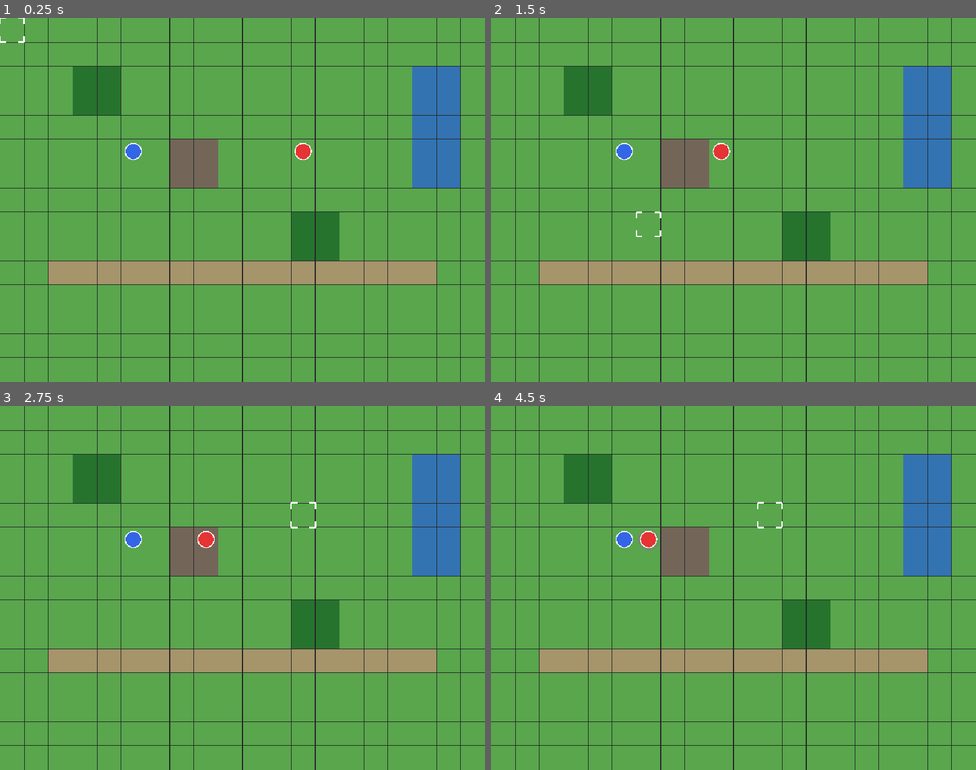
Above: before the commit, frames 1-4 (two rows, left to right).
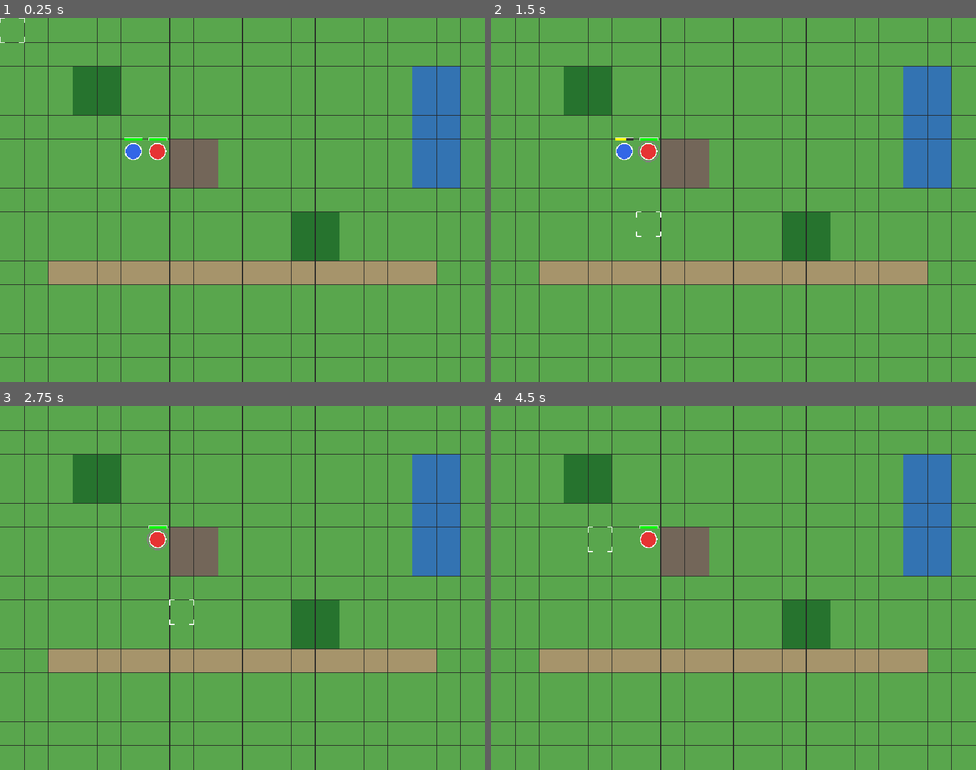
Above: after the commit, the same moments.

Repository: hmq27b9/SimpleTBTGameUsingGodot
Game: Godot game, scene res://scences/main.tscn
Two runs of this game, one before a commit and one after it. Both use one fixed random seed, a clock stepped at 60 frames per second and the inputs below.
Inputs (mouse positions are in pixels of both pictures, inside the frame that each line leads up to):
- Up to frame 1 (0.25 s): no input
- Up to frame 2 (1.5 s): tap Enter (end_turn) at 0.5, 0.6 s; move the mouse to (840, 181) at 0.52 s; hold D (move_right) 0.53-1.28 s; click (840, 181) at 0.67 s; tap Z (select) at 0.8, 1.35 s; tap Space at 1.25 s; move the mouse to (636, 218) at 1.27 s; hold S (move_down) from 1.28 s (still down); click (636, 218) at 1.42 s
- Up to frame 3 (2.75 s): tap Enter (end_turn) at 1.55, 2.1 s; move the mouse to (291, 507) at 2.02 s; release S (move_down) at 2.03 s; hold D (move_right) from 2.03 s (still down); click (291, 507) at 2.17 s; tap Z (select) at 2.3 s
- Up to frame 4 (4.5 s): tap Enter (end_turn) at 2.75, 3.05, 3.6, 4.25 s; move the mouse to (709, 660) at 2.77 s; release D (move_right) at 2.78 s; hold W (move_up) 2.78-3.53 s; tap Z (select) at 2.85, 3.8, 4.35 s; click (709, 660) at 2.92 s; tap Space at 3.5 s; move the mouse to (879, 642) at 3.52 s; hold A (move_left) from 3.53 s (still down); click (879, 642) at 3.67 s; tap X (cancel) at 4.15 s; move the mouse to (588, 533) at 4.27 s; click (588, 533) at 4.42 s

The runs differ from the first frame. In frame 1, 0.3% of the frame differs, in the area x 0-65%, y 0-39%; in frame 2, 0.4%; in frame 3, 0.5%, in the area x 25-66%, y 26-61%; in frame 4, 0.3%.

Commit message:
unit: add attack and destruction

Diff:
--- a/scences/cursor.gd
+++ b/scences/cursor.gd
@@ -5,96 +5,132 @@
 const MAP_WIDTH := 20
 const MAP_HEIGHT := 15
 
-var grid_position := Vector2i(0, 0)
-var selected_unit = null
+var grid_position := Vector2i.ZERO
+var selected_unit: Node = null
 var command_locked := false
 
 @onready var map = get_parent().get_node("Map")
+@onready var grid = get_parent().get_node("Grid")
 @onready var units = get_parent().get_node("Units")
 @onready var movement_range = get_parent().get_node("MovementRange")
 @onready var turn_manager = get_parent().get_node("TurnManager")
 
 
 func _ready() -> void:
-	position = grid_to_world(grid_position)
-	queue_redraw()
+	position = grid.grid_to_world(grid_position)
 
 
 func _process(_delta: float) -> void:
-	if command_locked or not turn_manager.is_player_turn():
-		return
-
-	var movement := Vector2i.ZERO
-
-	# Right
-	if Input.is_action_just_pressed("ui_right") or Input.is_action_just_pressed("move_right"):
-		movement.x += 1
-
-	# Left
-	if Input.is_action_just_pressed("ui_left") or Input.is_action_just_pressed("move_left"):
-		movement.x -= 1
-
-	# Down
-	if Input.is_action_just_pressed("ui_down") or Input.is_action_just_pressed("move_down"):
-		movement.y += 1
-
-	# Up
-	if Input.is_action_just_pressed("ui_up") or Input.is_action_just_pressed("move_up"):
-		movement.y -= 1
-
-	# Move cursor
-	if movement != Vector2i.ZERO:
-		var new_position: Vector2i = grid_position + movement
-
-		if is_inside_grid(new_position):
-			grid_position = new_position
-			position = grid_to_world(grid_position)
-
-	# End player turn with Enter
-	if Input.is_action_just_pressed("end_turn"):
-		cancel_selection()
-		turn_manager.end_player_turn()
-		return
-
-	# Select with Z
+	if command_locked:
+		return
+
+	if not turn_manager.is_player_turn():
+		return
+
+	var direction := Vector2i.ZERO
+
+	if (
+		Input.is_action_just_pressed("move_up")
+		or Input.is_action_just_pressed("ui_up")
+	):
+		direction = Vector2i.UP
+
+	elif (
+		Input.is_action_just_pressed("move_down")
+		or Input.is_action_just_pressed("ui_down")
+	):
+		direction = Vector2i.DOWN
+
+	elif (
+		Input.is_action_just_pressed("move_left")
+		or Input.is_action_just_pressed("ui_left")
+	):
+		direction = Vector2i.LEFT
+
+	elif (
+		Input.is_action_just_pressed("move_right")
+		or Input.is_action_just_pressed("ui_right")
+	):
+		direction = Vector2i.RIGHT
+
+	if direction != Vector2i.ZERO:
+		move_cursor(direction)
+
 	if Input.is_action_just_pressed("select"):
-		select_current_tile()
-
-	# Cancel with X
+		await select_current_tile()
+
 	if Input.is_action_just_pressed("cancel"):
 		cancel_selection()
 
+	if Input.is_action_just_pressed("end_turn"):
+		if selected_unit != null:
+			cancel_selection()
+
+		turn_manager.end_player_turn()
+
 
 func _unhandled_input(event: InputEvent) -> void:
-	if command_locked or not turn_manager.is_player_turn():
-		return
-
-	if event is InputEventMouseButton and event.pressed:
-
-		# Left mouse button: Select
+	if command_locked:
+		return
+
+	if not turn_manager.is_player_turn():
+		return
+
+	if event is InputEventMouseButton:
+		if not event.pressed:
+			return
+
 		if event.button_index == MOUSE_BUTTON_LEFT:
-			var cell := world_to_grid(get_global_mouse_position())
-
-			if is_inside_grid(cell):
-				grid_position = cell
-				position = grid_to_world(grid_position)
-				select_current_tile()
-
-		# Right mouse button: Cancel
+			grid_position = world_to_grid(get_global_mouse_position())
+
+			if is_inside_grid(grid_position):
+				position = grid.grid_to_world(grid_position)
+				await select_current_tile()
+
 		elif event.button_index == MOUSE_BUTTON_RIGHT:
 			cancel_selection()
 
 
+func move_cursor(direction: Vector2i) -> void:
+	var next_cell: Vector2i = grid_position + direction
+
+	if not is_inside_grid(next_cell):
+		return
+
+	grid_position = next_cell
+	position = grid.grid_to_world(grid_position)
+
+
 func select_current_tile() -> void:
 	if command_locked or not turn_manager.is_player_turn():
 		return
 
-	# A unit is already selected: attempt to move it.
+	# A unit is already selected.
 	if selected_unit != null:
 
+		# Check whether the cursor is over an enemy.
+		var target = get_unit_at(grid_position)
+
+		if target != null and target.team != selected_unit.team:
+			var distance: int = (
+				abs(target.grid_position.x - selected_unit.grid_position.x)
+				+ abs(target.grid_position.y - selected_unit.grid_position.y)
+			)
+
+			if distance <= selected_unit.attack_range:
+				attack_unit(selected_unit, target)
+				return
+
+		# Clicking the selected unit's own tile does nothing.
 		if grid_position == selected_unit.grid_position:
 			return
 
+		# Prevent moving twice.
+		if selected_unit.has_moved:
+			print("This unit has already moved.")
+			return
+
+		# Attempt to move.
 		if movement_range.is_reachable(grid_position):
 			var destination: Vector2i = grid_position
 			var moving_unit = selected_unit
@@ -135,16 +171,63 @@
 		selected_unit = unit
 		unit.select()
 
-		movement_range.calculate_reachable(
+		# Show movement range only if the unit hasn't moved.
+		if not unit.has_moved:
+			movement_range.calculate_reachable(
+				unit.grid_position,
+				unit.movement,
+				unit
+			)
+		else:
+			movement_range.reachable_cells.clear()
+
+		# Always show attack range.
+		movement_range.calculate_attack_range(
 			unit.grid_position,
-			unit.movement,
-			unit
+			unit.attack_range
 		)
 
 	else:
 		print_terrain_info()
 
 
+func attack_unit(attacker: Node, defender: Node) -> void:
+	if attacker.has_acted or command_locked:
+		return
+
+	if not is_instance_valid(defender):
+		return
+
+	var terrain_defense: int = map.get_defense_bonus(
+		defender.grid_position
+	)
+
+	var damage: int = max(
+		1,
+		attacker.attack - defender.defense - terrain_defense
+	)
+
+	print(
+		attacker.unit_name,
+		" attacks ",
+		defender.unit_name,
+		" for ",
+		damage,
+        " damage!"
+	)
+
+	defender.take_damage(damage)
+
+	# Attacking consumes the unit's remaining action.
+	attacker.has_moved = true
+	attacker.has_acted = true
+
+	attacker.deselect()
+
+	selected_unit = null
+	movement_range.clear_range()
+
+
 func cancel_selection() -> void:
 	if command_locked:
 		return
@@ -154,10 +237,13 @@
 	selected_unit = null
 	movement_range.clear_range()
 
-	print("Selection cancelled.")
-
-
-func get_unit_at(cell: Vector2i):
+
+func deselect_all_units() -> void:
+	for unit in units.get_children():
+		unit.deselect()
+
+
+func get_unit_at(cell: Vector2i) -> Node:
 	for unit in units.get_children():
 		if unit.grid_position == cell:
 			return unit
@@ -165,23 +251,14 @@
 	return null
 
 
-func deselect_all_units() -> void:
-	for unit in units.get_children():
-		unit.deselect()
-
-
 func print_terrain_info() -> void:
-	var data: Dictionary = map.get_terrain_data(grid_position)
+	var terrain = map.get_terrain(grid_position)
+	var terrain_data: Dictionary = map.get_terrain_data(grid_position)
 
 	print(
-		"Tile: ",
-		grid_position,
-		" | Terrain: ",
-		data["name"],
-		" | Movement: ",
-		data["movement_cost"],
-		" | Defense: +",
-		data["defense"]
+		"Terrain: ", terrain_data["name"],
+		" | Movement Cost: ", terrain_data["movement_cost"],
+		" | Defense Bonus: ", terrain_data["defense"]
 	)
 
 
@@ -209,21 +286,67 @@
 
 
 func _draw() -> void:
-	var half := TILE_SIZE / 2.0
-	var corner := 12.0
-
-	# Top-left
-	draw_line(Vector2(-half, -half), Vector2(-half + corner, -half), Color.WHITE, 3)
-	draw_line(Vector2(-half, -half), Vector2(-half, -half + corner), Color.WHITE, 3)
-
-	# Top-right
-	draw_line(Vector2(half, -half), Vector2(half - corner, -half), Color.WHITE, 3)
-	draw_line(Vector2(half, -half), Vector2(half, -half + corner), Color.WHITE, 3)
-
-	# Bottom-left
-	draw_line(Vector2(-half, half), Vector2(-half + corner, half), Color.WHITE, 3)
-	draw_line(Vector2(-half, half), Vector2(-half, half - corner), Color.WHITE, 3)
-
-	# Bottom-right
-	draw_line(Vector2(half, half), Vector2(half - corner, half), Color.WHITE, 3)
-	draw_line(Vector2(half, half), Vector2(half, half - corner), Color.WHITE, 3)
+	var half_size: float = TILE_SIZE / 2.0
+	var corner_size: float = 10.0
+	var color := Color.WHITE
+	var line_width: float = 2.0
+
+	# Top-left.
+	draw_line(
+		Vector2(-half_size, -half_size),
+		Vector2(-half_size + corner_size, -half_size),
+		color,
+		line_width
+	)
+
+	draw_line(
+		Vector2(-half_size, -half_size),
+		Vector2(-half_size, -half_size + corner_size),
+		color,
+		line_width
+	)
+
+	# Top-right.
+	draw_line(
+		Vector2(half_size, -half_size),
+		Vector2(half_size - corner_size, -half_size),
+		color,
+		line_width
+	)
+
+	draw_line(
+		Vector2(half_size, -half_size),
+		Vector2(half_size, -half_size + corner_size),
+		color,
+		line_width
+	)
+
+	# Bottom-left.
+	draw_line(
+		Vector2(-half_size, half_size),
+		Vector2(-half_size + corner_size, half_size),
+		color,
+		line_width
+	)
+
+	draw_line(
+		Vector2(-half_size, half_size),
+		Vector2(-half_size, half_size - corner_size),
+		color,
+		line_width
+	)
+
+	# Bottom-right.
+	draw_line(
+		Vector2(half_size, half_size),
+		Vector2(half_size - corner_size, half_size),
+		color,
+		line_width
+	)
+
+	draw_line(
+		Vector2(half_size, half_size),
+		Vector2(half_size, half_size - corner_size),
+		color,
+		line_width
+	)
--- a/scences/main.gd
+++ b/scences/main.gd
@@ -1,18 +1,18 @@
 
 extends Node2D
 
-@onready var map = $Map
 @onready var grid = $Grid
 @onready var cursor = $Cursor
-@onready var units = $Units
 @onready var infantry = $Units/Infantry_1
-@onready var enemy = $Units/Enemy_1
+@onready var enemy = $Units/Enemy_Infantry_1
 
 
 func _ready() -> void:
+	# Player unit starting position.
 	infantry.setup(Vector2i(5, 5))
 
-	var enemy = $Units/Enemy_Infantry_1
-	enemy.setup(Vector2i(12, 5))
+	# Enemy unit starting position.
+	enemy.setup(Vector2i(6, 5))
 
+	# Position the cursor.
 	cursor.position = grid.grid_to_world(cursor.grid_position)
--- a/scences/movement_range.gd
+++ b/scences/movement_range.gd
@@ -4,94 +4,137 @@
 const TILE_SIZE := 48
 
 var reachable_cells: Dictionary = {}
+var attack_cells: Dictionary = {}
 
 @onready var map = get_parent().get_node("Map")
 @onready var units = get_parent().get_node("Units")
 
 
-func calculate_reachable(start: Vector2i, movement_points: int, moving_unit: Node) -> void:
-	clear_range()
+func calculate_reachable(
+	start: Vector2i,
+	movement_points: int,
+	moving_unit: Node
+) -> void:
+	reachable_cells.clear()
 
-	var frontier: Array[Vector2i] = [start]
-	var visited: Dictionary = {}
-
-	reachable_cells[start] = 0
-
-	var directions := [
-		Vector2i(0, -1),
-		Vector2i(0, 1),
-		Vector2i(-1, 0),
-		Vector2i(1, 0)
+	var directions: Array[Vector2i] = [
+		Vector2i.UP,
+		Vector2i.DOWN,
+		Vector2i.LEFT,
+		Vector2i.RIGHT
 	]
 
-	while not frontier.is_empty():
-		# Find the cell with the lowest movement cost.
-		var best_index := 0
+	var visited: Dictionary = {}
+	var movement_costs: Dictionary = {}
 
-		for i in range(1, frontier.size()):
-			if reachable_cells[frontier[i]] < reachable_cells[frontier[best_index]]:
-				best_index = i
+	movement_costs[start] = 0
 
-		var current: Vector2i = frontier.pop_at(best_index)
+	while true:
+		var current_cell := Vector2i.ZERO
+		var current_cost: int = 999999
+		var found_cell := false
 
-		if visited.has(current):
-			continue
+		# Find the unvisited cell with the lowest movement cost.
+		for cell in movement_costs:
+			if visited.has(cell):
+				continue
 
-		visited[current] = true
+			var cost: int = movement_costs[cell]
 
-		var current_cost: int = reachable_cells[current]
+			if cost < current_cost:
+				current_cost = cost
+				current_cell = cell
+				found_cell = true
+
+		if not found_cell:
+			break
+
+		visited[current_cell] = true
+		reachable_cells[current_cell] = current_cost
 
 		for direction in directions:
-			var next_cell: Vector2i = current + direction
+			var next_cell: Vector2i = current_cell + direction
 
 			if not map.is_inside_map(next_cell):
 				continue
 
-			if is_cell_blocked(next_cell, moving_unit):
+			if visited.has(next_cell):
+				continue
+
+			# Check whether another unit occupies this cell.
+			var occupied := false
+
+			for unit in units.get_children():
+				if unit == moving_unit:
+					continue
+
+				if unit.grid_position == next_cell:
+					occupied = true
+					break
+
+			if occupied:
 				continue
 
 			var terrain_cost: int = map.get_movement_cost(next_cell)
 
-			# Water and other extremely expensive terrain are impassable.
 			if terrain_cost >= 999:
 				continue
 
-			var total_cost := current_cost + terrain_cost
+			var new_cost: int = current_cost + terrain_cost
 
-			if total_cost > movement_points:
+			if new_cost > movement_points:
 				continue
 
-			if reachable_cells.has(next_cell):
-				if total_cost >= reachable_cells[next_cell]:
-					continue
-
-			reachable_cells[next_cell] = total_cost
-			frontier.append(next_cell)
+			if (
+				not movement_costs.has(next_cell)
+				or new_cost < movement_costs[next_cell]
+			):
+				movement_costs[next_cell] = new_cost
 
 	queue_redraw()
 
 
-func is_cell_blocked(cell: Vector2i, moving_unit: Node) -> bool:
-	for unit in units.get_children():
-		if unit != moving_unit and unit.grid_position == cell:
-			return true
+func calculate_attack_range(
+	center: Vector2i,
+	attack_range: int
+) -> void:
+	attack_cells.clear()
 
-	return false
+	for x in range(-attack_range, attack_range + 1):
+		for y in range(-attack_range, attack_range + 1):
+
+			var distance: int = abs(x) + abs(y)
+
+			if distance == 0 or distance > attack_range:
+				continue
+
+			var cell: Vector2i = center + Vector2i(x, y)
+
+			if map.is_inside_map(cell):
+				attack_cells[cell] = true
+
+	queue_redraw()
 
 
 func is_reachable(cell: Vector2i) -> bool:
 	return reachable_cells.has(cell)
 
 
+func is_attackable(cell: Vector2i) -> bool:
+	return attack_cells.has(cell)
+
+
 func clear_range() -> void:
 	reachable_cells.clear()
+	attack_cells.clear()
+
 	queue_redraw()
 
 
 func _draw() -> void:
+	# Draw blue movement-range tiles.
 	for cell in reachable_cells:
-		# Don't highlight the unit's starting position.
-		if reachable_cells[cell] == 0:
+		if cell == Vector2i.ZERO:
 			continue
 
 		var rect := Rect2(
@@ -103,12 +146,35 @@
 
 		draw_rect(
 			rect,
-			Color(0.1, 0.45, 1.0, 0.35)
+			Color(0.1, 0.4, 1.0, 0.3),
+			true
 		)
 
 		draw_rect(
 			rect,
-			Color(0.3, 0.65, 1.0, 0.9),
+			Color(0.2, 0.5, 1.0, 0.8),
 			false,
 			2.0
 		)
+
+	# Draw red attack-range tiles.
+	for cell in attack_cells:
+		var rect := Rect2(
+			cell.x * TILE_SIZE,
+			cell.y * TILE_SIZE,
+			TILE_SIZE,
+			TILE_SIZE
+		)
+
+		draw_rect(
+			rect,
+			Color(1.0, 0.1, 0.1, 0.3),
+			true
+		)
+
+		draw_rect(
+			rect,
+			Color(1.0, 0.2, 0.2, 0.8),
+			false,
+			2.0
+		)
--- a/scences/turn_manager.gd
+++ b/scences/turn_manager.gd
@@ -14,6 +14,7 @@
 
 @onready var units = get_parent().get_node("Units")
 @onready var movement_range = get_parent().get_node("MovementRange")
+@onready var map = get_parent().get_node("Map")
 
 
 func _ready() -> void:
@@ -35,7 +36,7 @@
 	print("Enemy turn started.")
 	print("================================")
 
-	# Reset enemy units for their turn.
+	# Reset enemy units.
 	for unit in units.get_children():
 		if unit.team == ENEMY_TEAM:
 			unit.reset_turn()
@@ -50,6 +51,9 @@
 func run_enemy_turn() -> void:
 	for enemy in units.get_children():
 
+		if not is_instance_valid(enemy):
+			continue
+
 		if enemy.team != ENEMY_TEAM:
 			continue
 
@@ -63,6 +67,18 @@
 			continue
 
 		print(enemy.unit_name, " is considering its move.")
+
+		# Check whether the player is already in attack range.
+		var distance: int = (
+			abs(target.grid_position.x - enemy.grid_position.x)
+			+ abs(target.grid_position.y - enemy.grid_position.y)
+		)
+
+		if distance <= enemy.attack_range:
+			attack_unit(enemy, target)
+
+			await get_tree().create_timer(0.3).timeout
+			continue
 
 		# Calculate enemy movement range.
 		movement_range.calculate_reachable(
@@ -77,19 +93,31 @@
 			target
 		)
 
-		# Clear movement highlights.
 		movement_range.clear_range()
 
-		# Move only if a better position exists.
+		# Move toward the player.
 		if destination != enemy.grid_position:
 			print(enemy.unit_name, " moving to ", destination)
 
 			await enemy.move_to_cell(destination)
+
+		# Check whether the player is still alive.
+		if not is_instance_valid(target):
+			enemy.has_acted = true
+			continue
+
+		# Check attack range again after moving.
+		distance = (
+			abs(target.grid_position.x - enemy.grid_position.x)
+			+ abs(target.grid_position.y - enemy.grid_position.y)
+		)
+
+		if distance <= enemy.attack_range:
+			attack_unit(enemy, target)
 		else:
 			enemy.has_acted = true
-			print(enemy.unit_name, " cannot move closer.")
-
-		# Small delay between enemy actions.
+			print(enemy.unit_name, " cannot attack this turn.")
+
 		await get_tree().create_timer(0.3).timeout
 
 
@@ -134,6 +162,34 @@
 	return best_cell
 
 
+func attack_unit(attacker: Node, defender: Node) -> void:
+	if not is_instance_valid(defender):
+		return
+
+	var terrain_defense: int = map.get_defense_bonus(
+		defender.grid_position
+	)
+
+	var damage: int = max(
+		1,
+		attacker.attack - defender.defense - terrain_defense
+	)
+
+	print(
+		attacker.unit_name,
+		" attacks ",
+		defender.unit_name,
+		" for ",
+		damage,
+        " damage!"
+	)
+
+	defender.take_damage(damage)
+
+	attacker.has_moved = true
+	attacker.has_acted = true
+
+
 func end_enemy_turn() -> void:
 	current_turn = Turn.PLAYER
 	enemy_turn_running = false
--- a/scences/unit.gd
+++ b/scences/unit.gd
@@ -1,10 +1,11 @@
+
 extends Node2D
 
 const TILE_SIZE := 48
 
 enum Team {
-	PLAYER,
-	ENEMY
+    PLAYER,
+    ENEMY
 }
 
 @export var unit_name := "Infantry"
@@ -12,121 +13,190 @@
 @export var movement := 3
 @export var attack := 5
 @export var defense := 1
+@export var attack_range := 1
 @export var team: Team = Team.PLAYER
 
 var hp := 10
 var grid_position := Vector2i.ZERO
 
 var selected := false
+var has_moved := false
 var has_acted := false
 var is_moving := false
 
 
 func _ready() -> void:
-	hp = max_hp
-	queue_redraw()
+    hp = max_hp
+    queue_redraw()
 
 
 func setup(cell: Vector2i) -> void:
-	grid_position = cell
-	position = Vector2(
-		cell.x * TILE_SIZE + TILE_SIZE / 2.0,
-		cell.y * TILE_SIZE + TILE_SIZE / 2.0
-	)
+    grid_position = cell
+
+    position = Vector2(
+        cell.x * TILE_SIZE + TILE_SIZE / 2.0,
+        cell.y * TILE_SIZE + TILE_SIZE / 2.0
+    )
 
 
 func select() -> void:
-	if has_acted or is_moving:
-		return
-
-	selected = true
-	queue_redraw()
-
-	print(
-		unit_name,
-		" selected | HP: ",
-		hp,
-		"/",
-		max_hp,
-		" | Movement: ",
-		movement,
-		" | Attack: ",
-		attack,
-		" | Defense: ",
-		defense
-	)
+    if has_acted or is_moving:
+        return
+
+    selected = true
+    queue_redraw()
+
+    print(
+        unit_name,
+        " selected | HP: ", hp, "/", max_hp,
+        " | Movement: ", movement,
+        " | Attack: ", attack,
+        " | Defense: ", defense
+    )
 
 
 func deselect() -> void:
-	selected = false
-	queue_redraw()
+    selected = false
+    queue_redraw()
 
 
 func move_to_cell(cell: Vector2i) -> void:
-	if is_moving or has_acted:
-		return
-
-	is_moving = true
-	grid_position = cell
-
-	var target_position := Vector2(
-		cell.x * TILE_SIZE + TILE_SIZE / 2.0,
-		cell.y * TILE_SIZE + TILE_SIZE / 2.0
-	)
-
-	var tween := create_tween()
-	tween.set_trans(Tween.TRANS_SINE)
-	tween.set_ease(Tween.EASE_IN_OUT)
-	tween.tween_property(self, "position", target_position, 0.25)
-
-	await tween.finished
-
-	is_moving = false
-	has_acted = true
+    if is_moving or has_moved or has_acted:
+        return
+
+    is_moving = true
+
+    var target_position := Vector2(
+        cell.x * TILE_SIZE + TILE_SIZE / 2.0,
+        cell.y * TILE_SIZE + TILE_SIZE / 2.0
+    )
+
+    var tween := create_tween()
+    tween.set_trans(Tween.TRANS_SINE)
+    tween.set_ease(Tween.EASE_IN_OUT)
+    tween.tween_property(self, "position", target_position, 0.25)
+
+    await tween.finished
+
+    grid_position = cell
+    has_moved = true
+    is_moving = false
+
+    queue_redraw()
+
+
+func take_damage(amount: int) -> void:
+    hp = max(0, hp - amount)
+    queue_redraw()
+
+    print(
+        unit_name,
+        " took ", amount,
+        " damage. HP: ", hp, "/", max_hp
+    )
+
+    if hp <= 0:
+        print(unit_name, " was destroyed!")
+        queue_free()
 
 
 func reset_turn() -> void:
-	has_acted = false
-	selected = false
-	queue_redraw()
+    has_moved = false
+    has_acted = false
+    selected = false
+
+    queue_redraw()
+
+
+func draw_hp_bar() -> void:
+    var bar_width: float = 36.0
+    var bar_height: float = 5.0
+    var bar_y: float = -27.0
+
+    var hp_ratio: float = clamp(
+        float(hp) / float(max_hp),
+        0.0,
+        1.0
+    )
+
+    draw_rect(
+        Rect2(
+            -bar_width / 2.0,
+            bar_y,
+            bar_width,
+            bar_height
+        ),
+        Color(0.2, 0.2, 0.2)
+    )
+
+    var hp_color := Color.GREEN
+
+    if hp_ratio <= 0.3:
+        hp_color = Color.RED
+    elif hp_ratio <= 0.6:
+        hp_color = Color.YELLOW
+
+    draw_rect(
+        Rect2(
+            -bar_width / 2.0,
+            bar_y,
+            bar_width * hp_ratio,
+            bar_height
+        ),
+        hp_color
+    )
+
+    draw_rect(
+        Rect2(
+            -bar_width / 2.0,
+            bar_y,
+            bar_width,
+            bar_height
+        ),
+        Color.WHITE,
+        false,
+        1.0
+    )
 
 
 func _draw() -> void:
-	var body_color := Color(0.2, 0.4, 0.9)
-
-	if team == Team.ENEMY:
-		body_color = Color(0.9, 0.2, 0.2)
-
-	draw_circle(Vector2.ZERO, 16, body_color)
-
-	draw_arc(
-		Vector2.ZERO,
-		16,
-		0,
-		TAU,
-		32,
-		Color.WHITE,
-		2
-	)
-
-	if selected:
-		draw_arc(
-			Vector2.ZERO,
-			22,
-			0,
-			TAU,
-			32,
-			Color.YELLOW,
-			3
-		)
-
-	if has_acted:
-		draw_arc(
-			Vector2.ZERO,
-			20,
-			0,
-			TAU,
-			32,
-			Color(0.5, 0.5, 0.5),
-			2
-		)
+    var body_color := Color(0.2, 0.4, 0.9)
+
+    if team == Team.ENEMY:
+        body_color = Color(0.9, 0.2, 0.2)
+
+    draw_circle(Vector2.ZERO, 16, body_color)
+
+    draw_arc(
+        Vector2.ZERO,
+        16,
+        0,
+        TAU,
+        32,
+        Color.WHITE,
+        2
+    )
+
+    if selected:
+        draw_arc(
+            Vector2.ZERO,
+            22,
+            0,
+            TAU,
+            32,
+            Color.YELLOW,
+            3
+        )
+
+    if has_acted:
+        draw_arc(
+            Vector2.ZERO,
+            20,
+            0,
+            TAU,
+            32,
+            Color(0.5, 0.5, 0.5),
+            2
+        )
+
+    draw_hp_bar()
